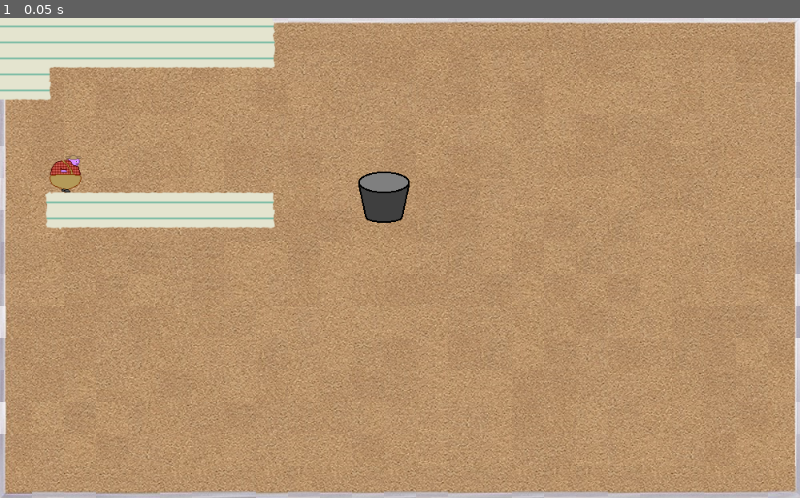
Above: before the commit, frame 1.
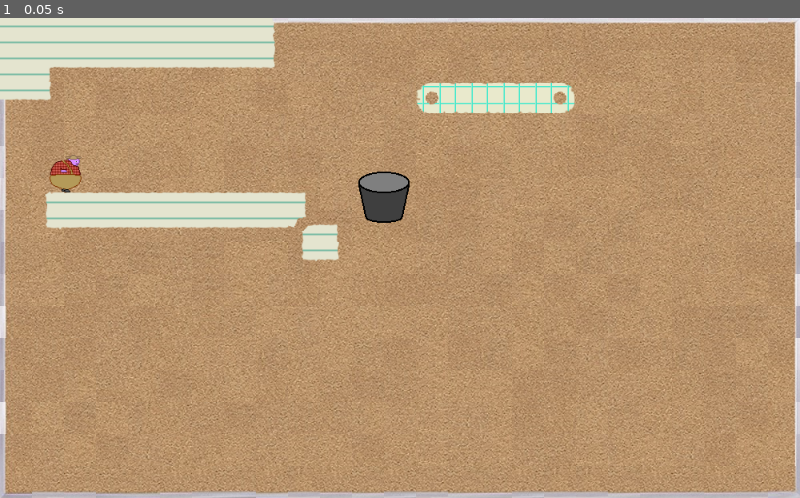
Above: after the commit, the same moment.

Repository: carsonswope/gmtk-jam
Game: Godot game, scene res://levels/level_2.tscn
Same seed, same stepped clock (60 frames per second), same inputs: the game is played once before the commit and once after it. This scene is started directly instead of the project's main scene. The engine's default icon, where the game draws it, is replaced by a stand-in: a white triangle on a blue panel in a dark square.
Inputs:
- Up to frame 1 (0.05 s): no input

The runs differ from the first frame. In frame 1, 1.7% of the frame differs, in the area x 32-72%, y 13-51%.

Commit message:
import wav files

Diff:
--- a/levels/level_2.tscn
+++ b/levels/level_2.tscn
@@ -1,10 +1,11 @@
-[gd_scene load_steps=7 format=2]
+[gd_scene load_steps=8 format=2]
 
 [ext_resource path="res://Player.tscn" type="PackedScene" id=1]
 [ext_resource path="res://levels/level.gd" type="Script" id=2]
 [ext_resource path="res://scripts/NextLevel.tscn" type="PackedScene" id=3]
 [ext_resource path="res://TerrainContainer.tscn" type="PackedScene" id=4]
 [ext_resource path="res://resources/tilesets/corkboard.png" type="Texture" id=5]
+[ext_resource path="res://PlatformContainer.tscn" type="PackedScene" id=6]
 
 [sub_resource type="TileSet" id=1]
 2/name = "corkboard.png 2"
@@ -46,7 +47,7 @@
 [node name="Terrain" parent="layout" instance=ExtResource( 4 )]
 
 [node name="Terrain" parent="layout/Terrain" index="0"]
-tile_data = PoolIntArray( -1, 0, 196609, -65536, 0, 3, -6553 …(543 unchanged characters)…  327686, 0, 3, 327687, 0, 3, 327688, 0, 0, 393217, 0, 131072, 393218, 0, 131073, 393219, 0, 131073, 393220, 0, 131073, 393221, 0, 131073, 393222, 0, 131073, 393223, 0, 131073, 393224, 0, 196611 )
+tile_data = PoolIntArray( -1, 0, 196609, -65536, 0, 3, -6553 …(543 unchanged characters)…  327686, 0, 3, 327687, 0, 3, 327688, 0, 3, 327689, 0, 0, 393217, 0, 131072, 393218, 0, 131073, 393219, 0, 131073, 393220, 0, 131073, 393221, 0, 131073, 393222, 0, 131073, 393223, 0, 131073, 393224, 0, 131073, 393225, 0, 65536, 393226, 0, 0, 458761, 0, 131072, 458762, 0, 196611 )
 
 [node name="Background" type="TileMap" parent="layout"]
 tile_set = SubResource( 1 )
@@ -54,4 +55,10 @@
 format = 1
 tile_data = PoolIntArray( 0, 2, 0, 1, 2, 5, 2, 2, 9, 3, 2, 12, 4, 2, 3, 5, 2, 13, 6, 2, 7, 7, 2, 1, 8, 2, 7, 9, 2, 12,  …(6738 unchanged characters)…
 
+[node name="Node2D" parent="layout" instance=ExtResource( 6 )]
+
+[node name="tiles" parent="layout/Node2D" index="0"]
+tile_data = PoolIntArray( 131085, 0, 0, 131086, 4, 0, 131087, 4, 0, 131088, 4, 0, 131089, 2, 0 )
+
 [editable path="layout/Terrain"]
+[editable path="layout/Node2D"]
Not shown, added: resources/music/Sound Design/Game Sounds/Action Sounds/machine turning.wav.import
Not shown, added: resources/music/Sound Design/Game Sounds/Action Sounds/shuffling.wav.import
Not shown, added: resources/music/Sound Design/Game Sounds/Misc/clicks.wav.import
Not shown, added: resources/music/Sound Design/Game Sounds/Misc/crackles.wav.import
Not shown, added: resources/music/Sound Design/Game Sounds/Misc/foley.wav.import
Not shown, added: resources/music/Sound Design/Game Sounds/Misc/misc1.wav.import
Not shown, added: resources/music/Sound Design/Game Sounds/Misc/misc10.wav.import
Not shown, added: resources/music/Sound Design/Game Sounds/Misc/misc11.wav.import
Not shown, added: resources/music/Sound Design/Game Sounds/Misc/misc12.wav.import
Not shown, added: resources/music/Sound Design/Game Sounds/Misc/misc2.wav.import
Not shown, added: resources/music/Sound Design/Game Sounds/Misc/misc3.wav.import
Not shown, added: resources/music/Sound Design/Game Sounds/Misc/misc4.wav.import
(and 77 more such lines)
